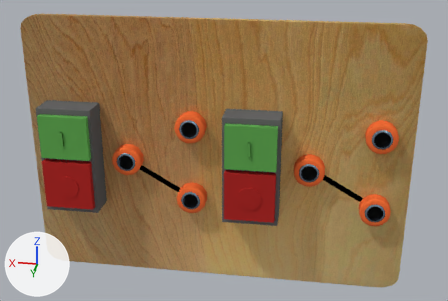
The Blender file SecuenciaLabSimulator/Assets/Prefabs/2.blend as it was, and as the next commit left it.
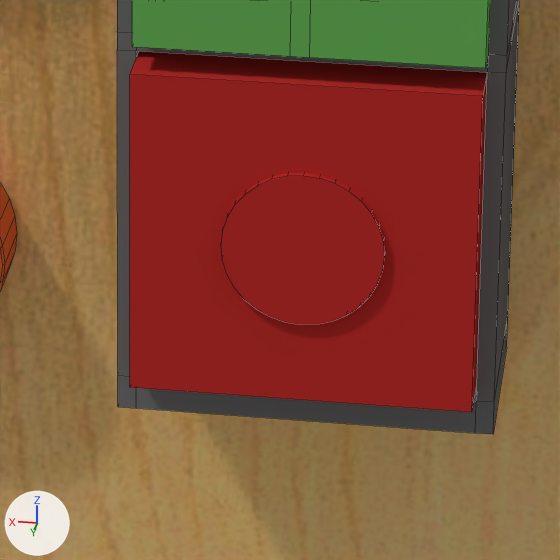
The first picture shows the older version from a 50 mm lens placed at (-1.76, 10.47, 4.34), pointed at (-0.18, 0.21, 0.19). The close-ups show both versions on the part from 46% to 64% of the width and 54% to 81% of the height of that picture; other places that the commit changed are outside them. Lighting does not change. The marker at lower left points along +X, +Y and +Z. The close-ups show mesh edges as thin lines.

The first close-up shows 'BaseModulo2', 'BotonCuadradoRojo.001', 'BotonCuadradoVerde.001', 'BotonesCuadradosDerecha', 'Cylinder.002', 'EntradaPlugAnaranjado3'.
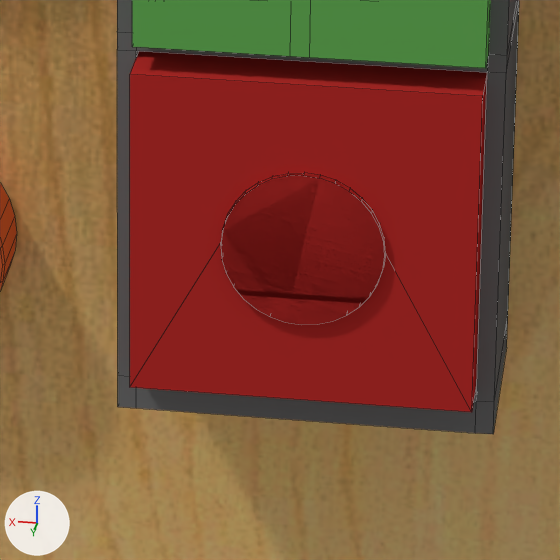
Scene script edits in JSON lines:
```json
{"block": "me_cube_006", "where": "# used by ob_botoncuadradorojo_001; parent = ob_botonescuadradosderecha; location = (2.563, 0.55, 3.23); scale = (0.45, 0.265, 0.45)"}
{"op": "remove", "block": "me_cube_006", "code": "me_cube_006.from_pydata(...)  # 8 vertices, 6 faces; spans x -1.0..1.0, y -1.0..1.0, z -1.0..1.0"}
{"op": "add", "block": "me_cube_006", "code": "me_cube_006.from_pydata(...)  # 72 vertices, 40 faces; spans x -1.0..1.0, y -1.0..1.07, z -1.0..1.0"}
{"block": "me_cube_006", "change": "me_cube_006 part 1"}
{"block": "me_cube_006", "change": "1 face is deleted"}
{"block": "me_cube_006", "change": "32 vertices are added at x -0.48..0.47, y 1.0, z -0.49..0.46"}
{"block": "me_cube_006", "change": "32 new vertices lie (0.0, 0.07, 0.0) away from vertices in x -0.48..0.47, y 1.0, z -0.49..0.46"}
{"block": "me_cube_006", "change": "35 new faces join them"}
```

Pixel boxes [x1, y1, x2, y2] of what changed, in the close-ups (560 x 560 px):
```json
{"part": 1, "of": "me_cube_006", "change": "built on", "before": [130, 169, 472, 412], "after": [130, 169, 472, 412]}
```
